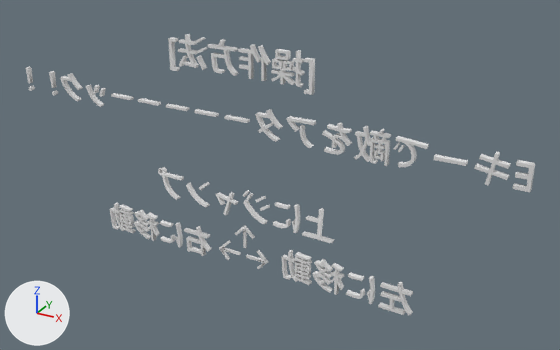
A saved change to the OBJ model DirectXGame/Resources/Arrow/Arrow.obj.
Rendered twice from a camera (50 mm lens) standing at (10.62, -16.98, 11.21) and looking at (1.08, 0.37, 2.54). Lighting does not change. The marker at lower left points along +X, +Y and +Z. The older version comes first. Materials are left out; every surface is plain grey. Where no turn or scale is listed for an object, it has been applied to the vertices. Vertices at exactly the same position are counted once.

Names of what the first picture shows: 'テキスト', 'テキスト.001', 'テキスト.002', 'テキスト.003', 'テキスト.004', 'テキスト.005', 'テキスト.006', 'テキスト.007'.
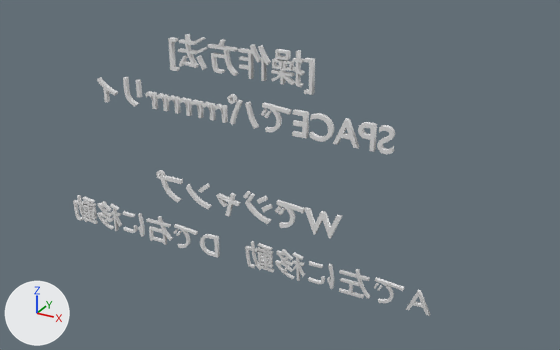
Boxes [x1, y1, x2, y2] around the edits, measured in the pictures (560 x 350 px):
'テキスト.004', reshaped (190% wider, 44% taller)
    before: [110, 203, 212, 256]
    after: [97, 77, 395, 154]
'テキスト', deleted
    before: [26, 67, 535, 192]
'テキスト.005', deleted
    before: [282, 250, 413, 315]
'テキスト.001', reshaped (709% wider, 262% taller)
    before: [246, 250, 268, 270]
    after: [245, 241, 430, 316]
'テキスト.002', reshaped (713% wider, 233% taller)
    before: [219, 240, 241, 260]
    after: [156, 170, 342, 239]
'テキスト.003', reshaped (605% wider, 167% taller)
    before: [235, 225, 255, 248]
    after: [73, 195, 220, 258]
'テキスト.006', deleted
    before: [158, 167, 334, 243]
part 4 of me_テキスト_004, added
    after: [97, 77, 395, 154]
part 5 of me_テキスト_004, deleted
    before: [110, 203, 212, 256]

Patch to the scene script:
```diff
--- a/DirectXGame/Resources/Arrow/Arrow.obj.py
+++ b/DirectXGame/Resources/Arrow/Arrow.obj.py
@@ me_テキスト_001 @@
 # used by ob_テキスト_001; location = (0.0, 0.0, 0.0)
-me_テキスト_001.from_pydata(...)  # 334 vertices, 505 faces; spans x 0.267..0.999, y -0.218..-0.126, z -0.319..0.319
+me_テキスト_001.from_pydata(...)  # 2286 vertices, 4544 faces; spans x 0.159..5.764, y -0.088..0.086, z -0.464..0.464
+# me_テキスト_001 part 1: 334 vertices removed from x 0.267..0.999, y -0.218..-0.126, z -0.319..0.319; 2286 vertices added at x 0.159..5.764, y -0.088..0.086, z -0.464..0.464
@@ me_テキスト_002 @@
 # used by ob_テキスト_002; location = (0.0, 0.0, 0.0)
-me_テキスト_002.from_pydata(...)  # 334 vertices, 505 faces; spans x -0.699..0.034, y -0.195..-0.065, z -0.32..0.32
+me_テキスト_002.from_pydata(...)  # 1490 vertices, 2952 faces; spans x -3.032..3.044, y 0.087..0.311, z 0.957..1.924
+# me_テキスト_002 part 2: 334 vertices removed from x -0.699..0.034, y -0.195..-0.065, z -0.32..0.32; 1490 vertices added at x -3.032..3.044, y 0.087..0.311, z 0.957..1.924
@@ me_テキスト_003 @@
 # used by ob_テキスト_003; location = (0.0, 0.0, 0.0)
-me_テキスト_003.from_pydata(...)  # 334 vertices, 505 faces; spans x -0.106..0.533, y -0.207..-0.103, z 0.255..0.986
+me_テキスト_003.from_pydata(...)  # 2372 vertices, 4720 faces; spans x -6.425..-0.813, y -0.076..0.05, z -0.494..0.432
+# me_テキスト_003 part 3: 334 vertices removed from x -0.106..0.533, y -0.207..-0.103, z 0.255..0.986; 2372 vertices added at x -6.425..-0.813, y -0.076..0.05, z -0.494..0.432
@@ me_テキスト_004 @@
 # used by ob_テキスト_004; location = (0.0, 0.0, 0.0)
-me_テキスト_004.from_pydata(...)  # 1938 vertices, 2895 faces; spans x -4.96..-1.05, y -0.15..0.16, z -0.49..0.47
+me_テキスト_004.from_pydata(...)  # 2608 vertices, 3872 faces; spans x -4.9..4.48, y -0.06..0.06, z 3.87..4.78
+# me_テキスト_004 part 4: 2608 vertices added at x -4.9..4.48, y -0.06..0.06, z 3.87..4.78
+# me_テキスト_004 part 5: 1938 vertices removed from x -4.96..-1.05, y -0.15..0.16, z -0.49..0.47
@@ ob_テキスト @@
-ob_テキスト = bpy.data.objects.new('テキスト', me_テキスト)
-ob_テキスト.location = (0.0, 0.0, 0.0)
@@ ob_テキスト_005 @@
-ob_テキスト_005 = bpy.data.objects.new('テキスト.005', me_テキスト_005)
-ob_テキスト_005.location = (0.0, 0.0, 0.0)
@@ ob_テキスト_006 @@
-ob_テキスト_006 = bpy.data.objects.new('テキスト.006', me_テキスト_006)
-ob_テキスト_006.location = (0.0, 0.0, 0.0)
```
